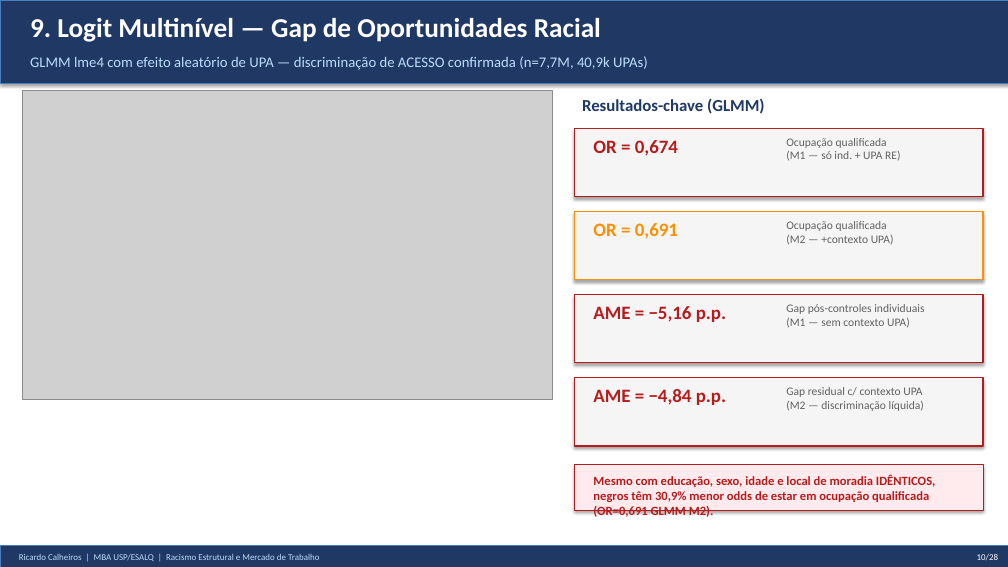
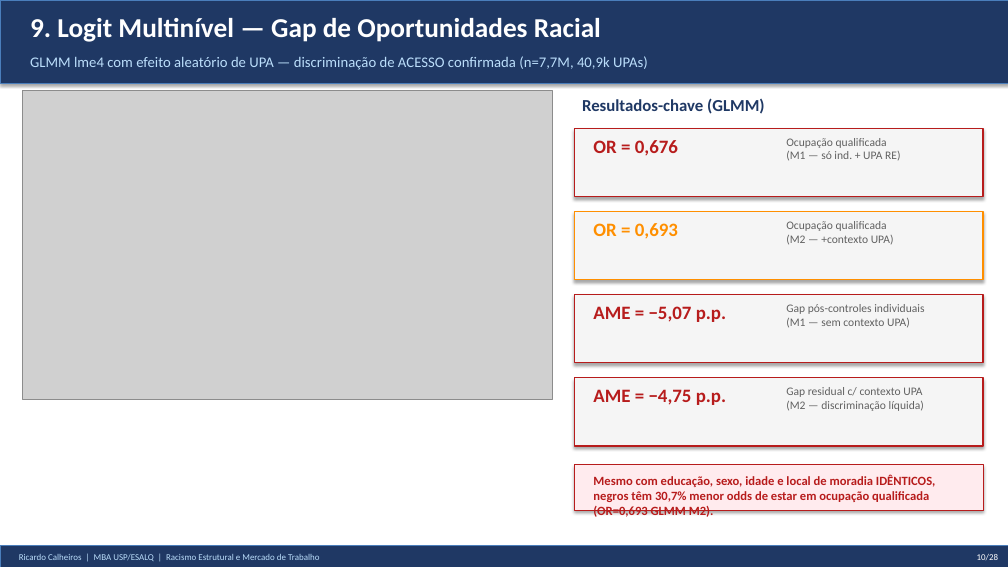
Before and after one commit to rickinrj-ux/ProjetoRacismoPNAD, a slide deck: slide 10 of apresentacao_tcc.pptx. Drawn at 1008x567 pixels with LibreOffice and Linux fonts; fonts in the diff are those of the drawing; grey boxes stand for pictures. Boxes give left, top, right and bottom in pixels: in the first picture for what was removed or moved away, otherwise in the second. Text is boxed around its words. In the diff, an @@ line names an element or a change of style, - is before the commit and + after.

```diff
--- a/apresentacao_tcc.pptx
+++ b/apresentacao_tcc.pptx
@@ text at bbox=[593, 140, 678, 155]: text changed @@
-OR = 0,674
+OR = 0,676
@@ text at bbox=[593, 223, 678, 239]: text changed @@
-OR = 0,691
+OR = 0,693
@@ text at bbox=[593, 306, 726, 322]: text changed @@
-AME = −5,16 p.p.
+AME = −5,07 p.p.
@@ text at bbox=[593, 389, 726, 405]: text changed @@
-AME = −4,84 p.p.
+AME = −4,75 p.p.
@@ text at bbox=[593, 474, 936, 517]: text changed @@
-Mesmo com educação, sexo, idade e local de moradia IDÊNTICOS, negros têm 30,9% menor odds de estar em ocupação qualificada (OR=0,691 GLMM M2).
+Mesmo com educação, sexo, idade e local de moradia IDÊNTICOS, negros têm 30,7% menor odds de estar em ocupação qualificada (OR=0,693 GLMM M2).
```
Also in this commit, not shown: 7 other slides changed, 2 other files.
